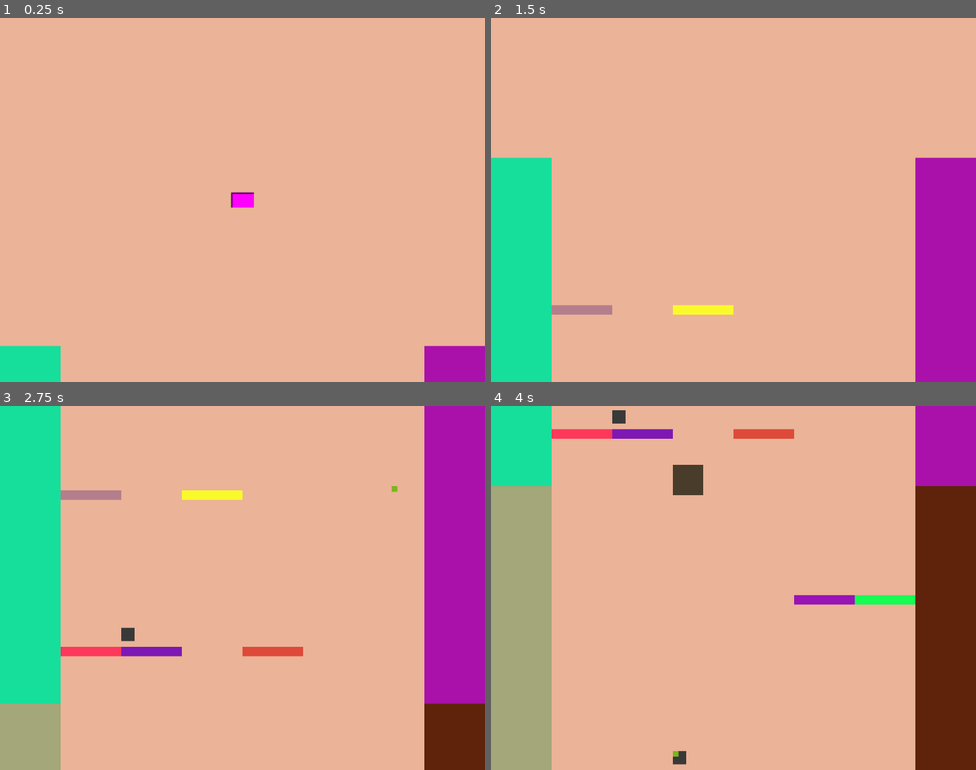
Above: before the commit, frames 1-4 (two rows, left to right).
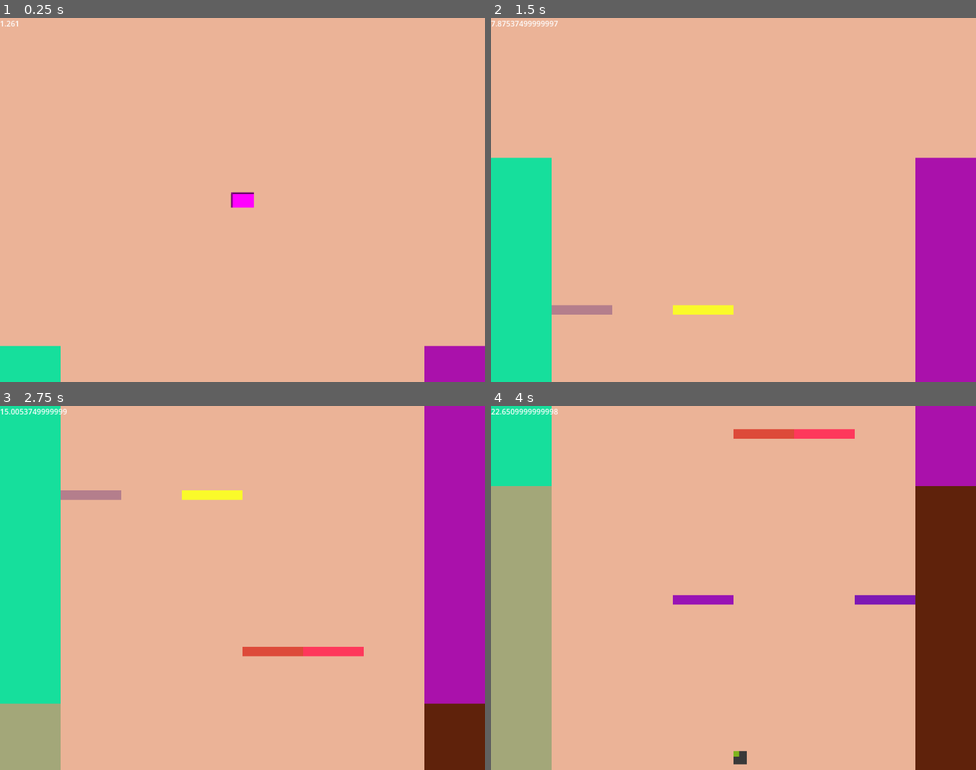
Above: after the commit, the same moments.

Repository: xepewout/momma-im-home
Game: Godot game, scene res://main.tscn
Two runs of this game, one before a commit and one after it. Both use one fixed random seed, a clock stepped at 60 frames per second and the inputs below.
Inputs:
- Up to frame 1 (0.25 s): no input
- Up to frame 2 (1.5 s): hold D (MOVE_RIGHT) 0.53-1.28 s; hold A (MOVE_LEFT) from 1.28 s (still down)
- Up to frame 3 (2.75 s): release A (MOVE_LEFT) at 2.03 s; hold D (MOVE_RIGHT) from 2.03 s (still down)
- Up to frame 4 (4 s): release D (MOVE_RIGHT) at 3.53 s; hold A (MOVE_LEFT) from 3.53 s (still down)

The runs differ from the first frame. In frame 1, less than 0.1% of the frame differs, in the area x 0-4%, y 0-3%; in frame 2, 0.1%; in frame 3, 1.3%; in frame 4, 3.0%, in the area x 0-88%, y 0-99%.

Commit message:
Misc Commit
-random stuff

Diff:
--- a/hud.gd
+++ b/hud.gd
@@ -10,4 +10,4 @@
 
 # Called every frame. 'delta' is the elapsed time since the previous frame.
 func _process(delta: float) -> void:
-	pass
+	$DistanceLabel.text = (str($"..".distance))
--- a/hud.tscn
+++ b/hud.tscn
@@ -6,7 +6,12 @@
 script = ExtResource("1_37p78")
 
 [node name="HealthLabel" type="Label" parent="."]
+visible = false
 offset_right = 40.0
 offset_bottom = 23.0
 theme_override_font_sizes/font_size = 64
 text = "Player Health: 0"
+
+[node name="DistanceLabel" type="Label" parent="."]
+offset_right = 40.0
+offset_bottom = 23.0
--- a/main.gd
+++ b/main.gd
@@ -11,6 +11,7 @@
 var lastPlatform
 var accel = .33
 var max_speed = 12
+var distance = 0
 
 
 # Called when the node enters the scene tree for the first time.
@@ -31,6 +32,8 @@
 		$ObstacleTimer.paused = false
 	else:
 		$ObstacleTimer.paused = true
+	print(Global.game_speed)
+	distance += delta * Global.game_speed
 
 func _spawnWall(wallPos: Vector2):
 	var wall = WALL.instantiate()
@@ -74,7 +77,7 @@
 	$ObstacleTimer.wait_time = $ObstacleTimer.wait_time
 	_spawnObstacle()
 	var doClump = randf()
-	if(doClump < .25):
+	if(doClump < .1):
 		var spawn = Vector2(128 + 128 * randi_range(0,4),768)
 		_spawnObstacle(spawn)
 		_spawnObstacle(spawn + Vector2(128,0))
--- a/main.tscn
+++ b/main.tscn
@@ -33,7 +33,6 @@
 shape = SubResource("RectangleShape2D_0xm2m")
 
 [node name="HUD" parent="." instance=ExtResource("2_0xm2m")]
-visible = false
 
 [connection signal="area_entered" from="WallSpawn" to="." method="_on_wall_spawn_area_entered"]
 [connection signal="area_exited" from="WallSpawn" to="." method="_on_wall_spawn_area_exited"]
--- a/player.gd
+++ b/player.gd
@@ -8,9 +8,13 @@
 var wind
 var windDirection
 var playerHealth = 3
+#leaf = slower fall rate
+#salt = faster move speed
+#dead bug = two lives
+#candy = break through spikes on cooldown
+#rock = faster fall rate
 
 func _physics_process(_delta: float) -> void:
-
 	var direction := Input.get_axis("MOVE_LEFT", "MOVE_RIGHT")
 	if wind:
 		direction = windDirection
